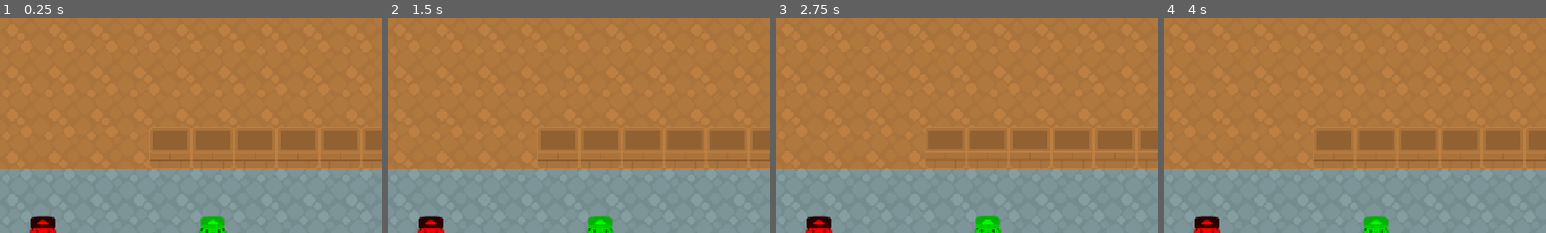
Above: before the commit, frames 1-4 (left to right).
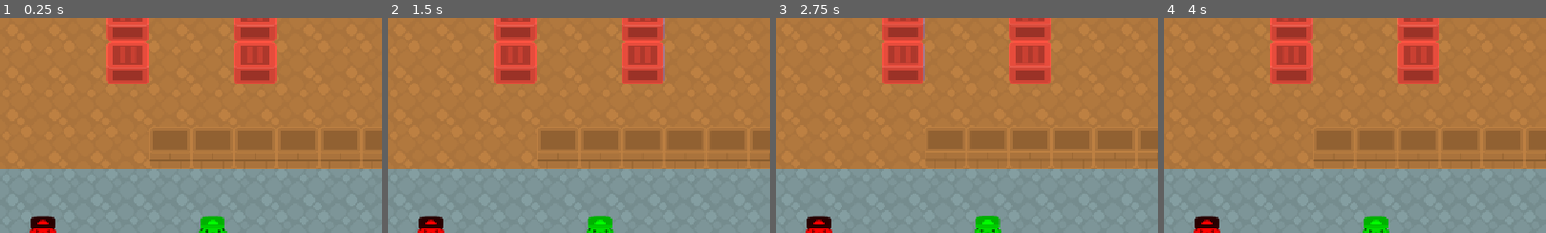
Above: after the commit, the same moments.

Repository: devbernardolopes/maze-mazey
Game: Godot game, scene res://scenes/universe.tscn
The game is run twice, just before and just after one commit, with the same random seed, the same clock (stepped at 60 frames per second) and the same inputs.
Inputs (mouse positions are % of the whole screen's width and height, from its top left):
- Up to frame 1 (0.25 s): no input
- Up to frame 2 (1.5 s): tap Enter at 0.5 s; move the mouse to (72, 45) at 0.52 s; hold Right (right) 0.53-1.28 s; tap Tab (switch) at 0.6, 1.35 s; click (72, 45) at 0.67 s; move the mouse to (30, 55) at 1.27 s; hold Down (down) from 1.28 s (still down)
- Up to frame 3 (2.75 s): tap Space at 2 s; move the mouse to (60, 28) at 2.02 s; release Down (down) at 2.03 s; hold Right (right) from 2.03 s (still down); tap Mouse wheel up (zoom_in) at 2.1 s; tap Tab (switch) at 2.3 s
- Up to frame 4 (4 s): tap Enter at 2.75 s; move the mouse to (45, 70) at 2.77 s; release Right (right) at 2.78 s; hold Up (up) 2.78-3.53 s; tap Mouse wheel down (zoom_out) at 2.85 s; click (45, 70) at 2.92 s; tap Tab (switch) at 3.05, 3.6 s; tap Space at 3.5 s; move the mouse to (80, 65) at 3.52 s; hold Left (left) from 3.53 s (still down)
The pictures show only the part of the screen within x 44-94%, y 0-50%; the shares and areas given below are measured in that part.

The runs differ from the first frame. In frame 1, 6.8% of the frame differs, in the area x 27-73%, y 0-31%; in frame 2, 6.8%; in frame 3, 6.8%; in frame 4, 6.8%.

Commit message:
more basic stuff

Diff:
--- a/maze-mazey/autoloaders/game_manager.gd
+++ b/maze-mazey/autoloaders/game_manager.gd
@@ -1,6 +1,14 @@
 extends Node
 
+# TODO: I don't know where or how to track the current player entity
+var current_player_entity: Entity = null
+# TODO: We need to find a way to know which entities are available to the player
+var player_entities: Array[Entity] = []
 
 func _input(event: InputEvent) -> void:
 	if event.is_action("escape"):
 		get_tree().quit()
+	# This action should cycle the player's entities
+	# This should also switch the target of the follow camera
+	if event.is_action("switch"):
+		pass
--- /dev/null
+++ b/maze-mazey/resources/box_data.gd
@@ -0,0 +1,9 @@
+class_name BoxData
+extends Resource
+
+@export var id: StringName = &""
+@export var name: String = ""
+@export var color: Color = Color.WHITE
+@export var visual: SpriteFrames = null
+## What goals accept this box
+@export var goals: Array[GoalData] = []
--- /dev/null
+++ b/maze-mazey/resources/boxes/red_crate.tres
@@ -0,0 +1,14 @@
+[gd_resource type="Resource" script_class="BoxData" format=3 uid="uid://00dtcgiro8kb"]
+
+[ext_resource type="Script" uid="uid://bns6xbrm1hpdp" path="res://resources/box_data.gd" id="1_hu6b3"]
+[ext_resource type="Script" uid="uid://bwdcg754f2std" path="res://resources/goal_data.gd" id="1_iw43p"]
+[ext_resource type="Resource" uid="uid://bvst2rirgt2o1" path="res://resources/goals/red_goal.tres" id="2_a0iud"]
+[ext_resource type="SpriteFrames" uid="uid://bqhivswtp57x" path="res://resources/boxes/red_crate_sprite_frames.tres" id="2_w7eck"]
+
+[resource]
+script = ExtResource("1_hu6b3")
+id = &"red_crate"
+name = "Red Crate"
+visual = ExtResource("2_w7eck")
+goals = Array[ExtResource("1_iw43p")]([ExtResource("2_a0iud")])
+metadata/_custom_type_script = "uid://bns6xbrm1hpdp"
--- /dev/null
+++ b/maze-mazey/resources/boxes/red_crate_sprite_frames.tres
@@ -0,0 +1,18 @@
+[gd_resource type="SpriteFrames" format=3 uid="uid://bqhivswtp57x"]
+
+[ext_resource type="Texture2D" uid="uid://b32kiegllbnun" path="res://assets/images/sokoban_tilesheet.png" id="1_mjsc3"]
+
+[sub_resource type="AtlasTexture" id="AtlasTexture_jy0ou"]
+atlas = ExtResource("1_mjsc3")
+region = Rect2(448, 0, 64, 64)
+
+[resource]
+animations = [{
+"frames": [{
+"duration": 1.0,
+"texture": SubResource("AtlasTexture_jy0ou")
+}],
+"loop": 1,
+"name": &"default",
+"speed": 5.0
+}]
--- a/maze-mazey/resources/entity_data.gd
+++ b/maze-mazey/resources/entity_data.gd
@@ -3,6 +3,6 @@
 
 @export var id: StringName = &""
 @export var name: String = ""
-@export var color: Color = Color.TRANSPARENT
+@export var color: Color = Color.WHITE
 @export var abilities: Array[Helper.ABILITY] = [ Helper.ABILITY.PUSH_ONE ]
 @export var visual: SpriteFrames = null
--- /dev/null
+++ b/maze-mazey/resources/goal_data.gd
@@ -0,0 +1,7 @@
+class_name GoalData
+extends Resource
+
+@export var id: StringName = &""
+@export var name: String = ""
+@export var color: Color = Color.WHITE
+@export var visual: SpriteFrames = null
--- /dev/null
+++ b/maze-mazey/resources/goals/red_goal.tres
@@ -0,0 +1,11 @@
+[gd_resource type="Resource" script_class="GoalData" format=3 uid="uid://bvst2rirgt2o1"]
+
+[ext_resource type="Script" uid="uid://bwdcg754f2std" path="res://resources/goal_data.gd" id="1_oexuv"]
+[ext_resource type="SpriteFrames" uid="uid://dvf3nwm1n3lkg" path="res://resources/goals/red_goal_sprite_frames.tres" id="2_7jxlr"]
+
+[resource]
+script = ExtResource("1_oexuv")
+id = &"red_goal"
+name = "Red Goal"
+visual = ExtResource("2_7jxlr")
+metadata/_custom_type_script = "uid://bwdcg754f2std"
--- /dev/null
+++ b/maze-mazey/resources/goals/red_goal_sprite_frames.tres
@@ -0,0 +1,18 @@
+[gd_resource type="SpriteFrames" format=3 uid="uid://dvf3nwm1n3lkg"]
+
+[ext_resource type="Texture2D" uid="uid://b32kiegllbnun" path="res://assets/images/sokoban_tilesheet.png" id="1_4g406"]
+
+[sub_resource type="AtlasTexture" id="AtlasTexture_2c32g"]
+atlas = ExtResource("1_4g406")
+region = Rect2(768, 128, 64, 64)
+
+[resource]
+animations = [{
+"frames": [{
+"duration": 1.0,
+"texture": SubResource("AtlasTexture_2c32g")
+}],
+"loop": 1,
+"name": &"default",
+"speed": 5.0
+}]
--- a/maze-mazey/resources/tilesets/decals_tileset.tres
+++ /dev/null
@@ -1,27 +0,0 @@
-[gd_resource type="TileSet" format=3 uid="uid://dlyor0qx310nu"]
-
-[ext_resource type="Texture2D" uid="uid://b32kiegllbnun" path="res://assets/images/sokoban_tilesheet.png" id="1_bffri"]
-
-[sub_resource type="TileSetAtlasSource" id="TileSetAtlasSource_mva35"]
-texture = ExtResource("1_bffri")
-texture_region_size = Vector2i(64, 64)
-11:5/0 = 0
-11:4/0 = 0
-11:3/0 = 0
-11:2/0 = 0
-11:1/0 = 0
-12:1/0 = 0
-12:2/0 = 0
-12:3/0 = 0
-12:4/0 = 0
-12:5/0 = 0
-9:5/0 = 0
-10:5/0 = 0
-
-[resource]
-tile_size = Vector2i(64, 64)
-physics_layer_0/collision_layer = 1
-physics_layer_0/collision_mask = 11
-physics_layer_1/collision_layer = 2
-physics_layer_1/collision_mask = 11
-sources/1 = SubResource("TileSetAtlasSource_mva35")
--- a/maze-mazey/resources/tilesets/obstacles_tileset.tres
+++ /dev/null
@@ -1,109 +0,0 @@
-[gd_resource type="TileSet" format=3 uid="uid://ckatcmpujyxhh"]
-
-[ext_resource type="Texture2D" uid="uid://b32kiegllbnun" path="res://assets/images/sokoban_tilesheet.png" id="1_o5f35"]
-
-[sub_resource type="TileSetAtlasSource" id="TileSetAtlasSource_mva35"]
-texture = ExtResource("1_o5f35")
-texture_region_size = Vector2i(64, 64)
-2:2/0 = 0
-2:2/0/physics_layer_1/polygon_0/points = PackedVector2Array(-32, -32, 32, -32, 32, 32, -32, 32)
-2:1/0 = 0
-2:1/0/physics_layer_1/polygon_0/points = PackedVector2Array(-32, -32, 32, -32, 32, 32, -32, 32)
-6:0/0 = 0
-6:0/0/physics_layer_1/polygon_0/points = PackedVector2Array(-32, -32, 32, -32, 32, 32, -32, 32)
-7:0/0 = 0
-7:0/0/physics_layer_1/polygon_0/points = PackedVector2Array(-32, -32, 32, -32, 32, 32, -32, 32)
-8:0/0 = 0
-9:0/0 = 0
-9:0/0/physics_layer_1/polygon_0/points = PackedVector2Array(-32, -32, 32, -32, 32, 32, -32, 32)
-10:0/0 = 0
-10:0/0/physics_layer_1/polygon_0/points = PackedVector2Array(-32, -32, 32, -32, 32, 32, -32, 32)
-10:1/0 = 0
-10:1/0/physics_layer_1/polygon_0/points = PackedVector2Array(-32, -32, 32, -32, 32, 32, -32, 32)
-10:2/0 = 0
-10:2/0/physics_layer_1/polygon_0/points = PackedVector2Array(-32, -32, 32, -32, 32, 32, -32, 32)
-10:3/0 = 0
-10:3/0/physics_layer_1/polygon_0/points = PackedVector2Array(-32, -6.3999996, 32, -6.3999996, 32, 32, -32, 32)
-10:4/0 = 0
-10:4/0/physics_layer_1/polygon_0/points = PackedVector2Array(-32, -19.2, 32, -19.2, 32, 32, -32, 32)
-9:4/0 = 0
-9:4/0/physics_layer_1/polygon_0/points = PackedVector2Array(-32, -19.2, 32, -19.2, 32, 32, -32, 32)
-8:4/0 = 0
-8:4/0/physics_layer_1/polygon_0/points = PackedVector2Array(-32, -19.2, 32, -19.2, 32, 32, -32, 32)
-7:4/0 = 0
-7:4/0/physics_layer_1/polygon_0/points = PackedVector2Array(-32, -19.2, 32, -19.2, 32, 32, -32, 32)
-6:4/0 = 0
-6:4/0/physics_layer_1/polygon_0/points = PackedVector2Array(-32, -19.2, 32, -19.2, 32, 32, -32, 32)
-6:3/0 = 0
-6:3/0/physics_layer_1/polygon_0/points = PackedVector2Array(-32, -6.3999996, 32, -6.3999996, 32, 32, -32, 32)
-3:2/0 = 0
-3:2/0/physics_layer_1/polygon_0/points = PackedVector2Array(-32, -32, 32, -32, 32, 32, -32, 32)
-3:1/0 = 0
-3:1/0/physics_layer_1/polygon_0/points = PackedVector2Array(-32, -32, 32, -32, 32, 32, -32, 32)
-4:1/0 = 0
-4:1/0/physics_layer_1/polygon_0/points = PackedVector2Array(-32, -32, 32, -32, 32, 32, -32, 32)
-4:2/0 = 0
-4:2/0/physics_layer_1/polygon_0/points = PackedVector2Array(-32, -32, 32, -32, 32, 32, -32, 32)
-6:1/0 = 0
-6:1/0/physics_layer_1/polygon_0/points = PackedVector2Array(-32, -32, 32, -32, 32, 32, -32, 32)
-6:2/0 = 0
-6:2/0/physics_layer_1/polygon_0/points = PackedVector2Array(-32, -32, 32, -32, 32, 32, -32, 32)
-7:2/0 = 0
-7:2/0/physics_layer_1/polygon_0/points = PackedVector2Array(-32, -32, 32, -32, 32, 32, -32, 32)
-7:1/0 = 0
-7:1/0/physics_layer_1/polygon_0/points = PackedVector2Array(-32, -32, 32, -32, 32, 32, -32, 32)
-8:1/0 = 0
-8:2/0 = 0
-8:2/0/physics_layer_1/polygon_0/points = PackedVector2Array(-32, -32, 32, -32, 32, 32, -32, 32)
-9:2/0 = 0
-9:2/0/physics_layer_1/polygon_0/points = PackedVector2Array(-32, -32, 32, -32, 32, 32, -32, 32)
-9:1/0 = 0
-9:1/0/physics_layer_1/polygon_0/points = PackedVector2Array(-32, -32, 32, -32, 32, 32, -32, 32)
-9:3/0 = 0
-9:3/0/physics_layer_1/polygon_0/points = PackedVector2Array(-32, -6.3999996, 32, -6.3999996, 32, 32, -32, 32)
-8:3/0 = 0
-8:3/0/physics_layer_1/polygon_0/points = PackedVector2Array(-32, -6.3999996, 32, -6.3999996, 32, 32, -32, 32)
-7:3/0 = 0
-7:3/0/physics_layer_1/polygon_0/points = PackedVector2Array(-32, -6.3999996, 32, -6.3999996, 32, 32, -32, 32)
-6:6/0 = 0
-6:6/0/physics_layer_0/polygon_0/points = PackedVector2Array(-32, -32, 32, -32, 32, 32, -32, 32)
-7:6/0 = 0
-7:6/0/physics_layer_0/polygon_0/points = PackedVector2Array(-32, -32, 32, -32, 32, 32, -32, 32)
-8:6/0 = 0
-8:6/0/physics_layer_0/polygon_0/points = PackedVector2Array(-32, -32, 32, -32, 32, 32, -32, 32)
-9:6/0 = 0
-9:6/0/physics_layer_0/polygon_0/points = PackedVector2Array(-32, -32, 32, -32, 32, 32, -32, 32)
-9:7/0 = 0
-9:7/0/physics_layer_0/polygon_0/points = PackedVector2Array(-32, -32, 32, -32, 32, 32, -32, 32)
-8:7/0 = 0
-8:7/0/physics_layer_0/polygon_0/points = PackedVector2Array(-32, -32, 32, -32, 32, 32, -32, 32)
-7:7/0 = 0
-7:7/0/physics_layer_0/polygon_0/points = PackedVector2Array(-32, -32, 32, -32, 32, 32, -32, 32)
-6:7/0 = 0
-6:7/0/physics_layer_0/polygon_0/points = PackedVector2Array(-32, -32, 32, -32, 32, 32, -32, 32)
-1:0/0 = 0
-1:0/0/physics_layer_1/polygon_0/points = PackedVector2Array(-32, -32, 32, -32, 32, 32, -32, 32)
-1:1/0 = 0
-1:1/0/physics_layer_1/polygon_0/points = PackedVector2Array(-32, -32, 32, -32, 32, 32, -32, 32)
-1:2/0 = 0
-1:2/0/physics_layer_1/polygon_0/points = PackedVector2Array(-32, -32, 32, -32, 32, 32, -32, 32)
-2:0/0 = 0
-2:0/0/physics_layer_1/polygon_0/points = PackedVector2Array(-32, -32, 32, -32, 32, 32, -32, 32)
-3:0/0 = 0
-3:0/0/physics_layer_1/polygon_0/points = PackedVector2Array(-32, -32, 32, -32, 32, 32, -32, 32)
-4:0/0 = 0
-4:0/0/physics_layer_1/polygon_0/points = PackedVector2Array(-32, -32, 32, -32, 32, 32, -32, 32)
-5:0/0 = 0
-5:0/0/physics_layer_1/polygon_0/points = PackedVector2Array(-32, -32, 32, -32, 32, 32, -32, 32)
-5:1/0 = 0
-5:1/0/physics_layer_1/polygon_0/points = PackedVector2Array(-32, -32, 32, -32, 32, 32, -32, 32)
-5:2/0 = 0
-5:2/0/physics_layer_1/polygon_0/points = PackedVector2Array(-32, -32, 32, -32, 32, 32, -32, 32)
-
-[resource]
-tile_size = Vector2i(64, 64)
-physics_layer_0/collision_layer = 1
-physics_layer_0/collision_mask = 11
-physics_layer_1/collision_layer = 2
-physics_layer_1/collision_mask = 11
-sources/1 = SubResource("TileSetAtlasSource_mva35")
--- /dev/null
+++ b/maze-mazey/resources/tilesets/walls_tileset.tres
@@ -0,0 +1,29 @@
+[gd_resource type="TileSet" format=3 uid="uid://ckatcmpujyxhh"]
+
+[ext_resource type="Texture2D" uid="uid://b32kiegllbnun" path="res://assets/images/sokoban_tilesheet.png" id="1_76wje"]
+
+[sub_resource type="TileSetAtlasSource" id="TileSetAtlasSource_mva35"]
+texture = ExtResource("1_76wje")
+texture_region_size = Vector2i(64, 64)
+6:6/0 = 0
+6:6/0/physics_layer_0/polygon_0/points = PackedVector2Array(-32, -32, 32, -32, 32, 32, -32, 32)
+7:6/0 = 0
+7:6/0/physics_layer_0/polygon_0/points = PackedVector2Array(-32, -32, 32, -32, 32, 32, -32, 32)
+8:6/0 = 0
+8:6/0/physics_layer_0/polygon_0/points = PackedVector2Array(-32, -32, 32, -32, 32, 32, -32, 32)
+9:6/0 = 0
+9:6/0/physics_layer_0/polygon_0/points = PackedVector2Array(-32, -32, 32, -32, 32, 32, -32, 32)
+9:7/0 = 0
+9:7/0/physics_layer_0/polygon_0/points = PackedVector2Array(-32, -32, 32, -32, 32, 32, -32, 32)
+8:7/0 = 0
+8:7/0/physics_layer_0/polygon_0/points = PackedVector2Array(-32, -32, 32, -32, 32, 32, -32, 32)
+7:7/0 = 0
+7:7/0/physics_layer_0/polygon_0/points = PackedVector2Array(-32, -32, 32, -32, 32, 32, -32, 32)
+6:7/0 = 0
+6:7/0/physics_layer_0/polygon_0/points = PackedVector2Array(-32, -32, 32, -32, 32, 32, -32, 32)
+
+[resource]
+tile_size = Vector2i(64, 64)
+physics_layer_0/collision_layer = 1
+physics_layer_0/collision_mask = 11
+sources/1 = SubResource("TileSetAtlasSource_mva35")
--- a/maze-mazey/scenes/box.tscn
+++ b/maze-mazey/scenes/box.tscn
@@ -1,12 +1,18 @@
 [gd_scene format=3 uid="uid://c0e5uva4epdkw"]
 
+[ext_resource type="Script" uid="uid://cghj0ndo5jyxr" path="res://scripts/box.gd" id="1_3inec"]
+
 [sub_resource type="RectangleShape2D" id="RectangleShape2D_m7uww"]
+
+[sub_resource type="SpriteFrames" id="SpriteFrames_m7uww"]
 
 [node name="Box" type="Area2D" unique_id=2089930365]
 collision_layer = 2
 collision_mask = 11
+script = ExtResource("1_3inec")
 
-[node name="Visual" type="Sprite2D" parent="." unique_id=1895922015]
+[node name="Collision" type="CollisionShape2D" parent="." unique_id=295616440]
+shape = SubResource("RectangleShape2D_m7uww")
 
-[node name="CollisionShape2D" type="CollisionShape2D" parent="." unique_id=295616440]
-shape = SubResource("RectangleShape2D_m7uww")
+[node name="Visual" type="AnimatedSprite2D" parent="." unique_id=1666103830]
+sprite_frames = SubResource("SpriteFrames_m7uww")
--- /dev/null
+++ b/maze-mazey/scenes/boxes/red_crate.tscn
@@ -0,0 +1,11 @@
+[gd_scene format=3 uid="uid://ceh2nefsttimk"]
+
+[ext_resource type="Script" uid="uid://cghj0ndo5jyxr" path="res://scripts/box.gd" id="1_5wfn6"]
+[ext_resource type="Resource" uid="uid://00dtcgiro8kb" path="res://resources/boxes/red_crate.tres" id="2_0o8ku"]
+
+[node name="RedCrate" type="Area2D" unique_id=463306891]
+collision_layer = 2
+collision_mask = 11
+script = ExtResource("1_5wfn6")
+data = ExtResource("2_0o8ku")
+metadata/_custom_type_script = "uid://cghj0ndo5jyxr"
--- a/maze-mazey/scenes/entity.tscn
+++ b/maze-mazey/scenes/entity.tscn
@@ -7,6 +7,8 @@
 [sub_resource type="SpriteFrames" id="SpriteFrames_ujsaa"]
 
 [node name="Entity" type="Area2D" unique_id=2038876384]
+collision_layer = 8
+collision_mask = 11
 script = ExtResource("1_iiwub")
 
 [node name="Collision" type="CollisionShape2D" parent="." unique_id=746490992]
--- /dev/null
+++ b/maze-mazey/scenes/goal.tscn
@@ -0,0 +1,16 @@
+[gd_scene format=3 uid="uid://djssmxvu3ar4c"]
+
+[ext_resource type="Script" uid="uid://twxxte1dvq3l" path="res://scripts/goal.gd" id="1_jbojv"]
+
+[sub_resource type="RectangleShape2D" id="RectangleShape2D_m7uww"]
+
+[sub_resource type="SpriteFrames" id="SpriteFrames_3inec"]
+
+[node name="Goal" type="Area2D" unique_id=1372749654]
+script = ExtResource("1_jbojv")
+
+[node name="Collision" type="CollisionShape2D" parent="." unique_id=1187444432]
+shape = SubResource("RectangleShape2D_m7uww")
+
+[node name="Visual" type="AnimatedSprite2D" parent="." unique_id=1743269097]
+sprite_frames = SubResource("SpriteFrames_3inec")
--- /dev/null
+++ b/maze-mazey/scenes/goals/red_goal.tscn
@@ -0,0 +1,11 @@
+[gd_scene format=3 uid="uid://4jafssl4kpga"]
+
+[ext_resource type="Script" uid="uid://twxxte1dvq3l" path="res://scripts/goal.gd" id="1_es3ih"]
+[ext_resource type="Resource" uid="uid://bvst2rirgt2o1" path="res://resources/goals/red_goal.tres" id="2_c3agu"]
+
+[node name="RedGoal" type="Area2D" unique_id=1779852697]
+collision_layer = 2
+collision_mask = 11
+script = ExtResource("1_es3ih")
+data = ExtResource("2_c3agu")
+metadata/_custom_type_script = "uid://twxxte1dvq3l"
--- a/maze-mazey/scenes/universe.tscn
+++ b/maze-mazey/scenes/universe.tscn
@@ -2,8 +2,9 @@
 
 [ext_resource type="Script" uid="uid://bfcnly85c3tmr" path="res://scripts/universe.gd" id="1_pol6k"]
 [ext_resource type="TileSet" uid="uid://biyx5wfpk8c4k" path="res://resources/tilesets/terrains_tileset.tres" id="2_xq63u"]
-[ext_resource type="TileSet" uid="uid://dlyor0qx310nu" path="res://resources/tilesets/decals_tileset.tres" id="3_uc3kj"]
-[ext_resource type="TileSet" uid="uid://ckatcmpujyxhh" path="res://resources/tilesets/obstacles_tileset.tres" id="4_jegdv"]
+[ext_resource type="PackedScene" uid="uid://ceh2nefsttimk" path="res://scenes/boxes/red_crate.tscn" id="3_5fwve"]
+[ext_resource type="PackedScene" uid="uid://4jafssl4kpga" path="res://scenes/goals/red_goal.tscn" id="3_yb76g"]
+[ext_resource type="TileSet" uid="uid://ckatcmpujyxhh" path="res://resources/tilesets/walls_tileset.tres" id="4_jegdv"]
 [ext_resource type="PackedScene" uid="uid://dtod6lbtobbc5" path="res://scenes/entities/warrior.tscn" id="5_uc3kj"]
 [ext_resource type="Script" uid="uid://c540ipvnpy5ky" path="res://scripts/follow_camera.gd" id="6_jegdv"]
 [ext_resource type="Script" uid="uid://ddd03s26mmylb" path="res://scripts/player_controller.gd" id="6_qbb8e"]
@@ -17,9 +18,30 @@
 tile_map_data = PackedByteArray("AADt//L/AQALAAYAAADt//P/AQALAAYAAADt//T/AQALAAYAAADt//X/AQALAAYAAADt//b/AQALAAYAAADt// …(35024 unchanged characters)…
 tile_set = ExtResource("2_xq63u")
 
-[node name="Decals" type="TileMapLayer" parent="." unique_id=282080586]
-tile_map_data = PackedByteArray("AAD1//r/AQAMAAIAAAD2//r/AQAMAAIAAAD3//r/AQAMAAIAAAAkAAYAAQAMAAIAAAAlAAYAAQAMAAMAAAAmAAYAAQAMAAQAAAAnAAYAAQAMAAEAAAAoAAYAAQAMAAUAAAA=")
-tile_set = ExtResource("3_uc3kj")
+[node name="Goals" type="Node2D" parent="." unique_id=1114315358]
+
+[node name="RedGoal" parent="Goals" unique_id=1779852697 instance=ExtResource("3_yb76g")]
+position = Vector2(-480, -224)
+
+[node name="RedGoal2" parent="Goals" unique_id=2084280652 instance=ExtResource("3_yb76g")]
+position = Vector2(-352, -224)
+
+[node name="RedGoal3" parent="Goals" unique_id=1332878921 instance=ExtResource("3_yb76g")]
+position = Vector2(-224, -224)
+
+[node name="Boxes" type="Node2D" parent="." unique_id=1603534891]
+
+[node name="RedCrate" parent="Boxes" unique_id=463306891 instance=ExtResource("3_5fwve")]
+position = Vector2(-352, 288)
+
+[node name="RedCrate2" parent="Boxes" unique_id=383838865 instance=ExtResource("3_5fwve")]
+position = Vector2(-352, 352)
+
+[node name="RedCrate3" parent="Boxes" unique_id=1709409470 instance=ExtResource("3_5fwve")]
+position = Vector2(-160, 352)
+
+[node name="RedCrate4" parent="Boxes" unique_id=1147003066 instance=ExtResource("3_5fwve")]
+position = Vector2(-160, 288)
 
 [node name="Walls" type="TileMapLayer" parent="." unique_id=651936287]
 tile_map_data = PackedByteArray("AADt/x0AAQAHAAcAAADu/x0AAQAHAAcAAADv/x0AAQAHAAcAAADw/x0AAQAHAAcAAADx/x0AAQAHAAcAAADy/x …(5584 unchanged characters)…
@@ -29,6 +51,8 @@
 
 [node name="Warrior" parent="Entities" unique_id=381364121 instance=ExtResource("5_uc3kj")]
 position = Vector2(-480, 608)
+collision_layer = 8
+collision_mask = 11
 
 [node name="PlayerController" type="Node" parent="Entities/Warrior" unique_id=624610097]
 script = ExtResource("6_qbb8e")
--- /dev/null
+++ b/maze-mazey/scripts/box.gd
@@ -0,0 +1,40 @@
+@tool
+class_name Box
+extends Area2D
+
+@export var data: BoxData = null:
+	set(v):
+		data = v
+		_refresh_visual()
+
+var visual: AnimatedSprite2D = null
+var collision: CollisionShape2D = null
+
+
+func _ready() -> void:
+	visual = AnimatedSprite2D.new()
+	add_child(visual)
+	collision = CollisionShape2D.new()
+	collision.shape = RectangleShape2D.new()
+	(collision.shape as RectangleShape2D).size = Vector2.ONE * Helper.TILE_SIZE
+	collision_layer = Helper.BOXES
+	collision_mask = Helper.ENTITIES | Helper.WALLS | Helper.BOXES
+	add_child(collision)
+	_refresh_visual()
+
+
+func _physics_process(delta: float) -> void:
+	if Engine.is_editor_hint():
+		return
+	# TODO: Need to implement box mechanics
+
+
+func _refresh_visual() -> void:
+	if not data:
+		return
+	if not data.visual:
+		return
+	if not visual:
+		return
+	visual.sprite_frames = data.visual
+	visual.self_modulate = data.color
--- /dev/null
+++ b/maze-mazey/scripts/goal.gd
@@ -0,0 +1,39 @@
+@tool
+class_name Goal
+extends Area2D
+
+@export var data: GoalData = null:
+	set(v):
+		data = v
+		_refresh_visual()
+
+var visual: AnimatedSprite2D = null
+var collision: CollisionShape2D = null
+
+
+func _ready() -> void:
+	visual = AnimatedSprite2D.new()
+	add_child(visual)
+	collision = CollisionShape2D.new()
+	collision.shape = RectangleShape2D.new()
+	(collision.shape as RectangleShape2D).size = Vector2.ONE * Helper.TILE_SIZE
+	collision_layer = Helper.BOXES
+	collision_mask = Helper.ENTITIES | Helper.WALLS | Helper.BOXES
+	add_child(collision)
+	_refresh_visual()
+
+
+func _physics_process(delta: float) -> void:
+	if Engine.is_editor_hint():
+		return
+
+
+func _refresh_visual() -> void:
+	if not data:
+		return
+	if not data.visual:
+		return
+	if not visual:
+		return
+	visual.sprite_frames = data.visual
+	visual.self_modulate = data.color
Not shown, added: maze-mazey/resources/box_data.gd.uid
Not shown, added: maze-mazey/resources/goal_data.gd.uid
Not shown, added: maze-mazey/scripts/box.gd.uid
Not shown, added: maze-mazey/scripts/goal.gd.uid
